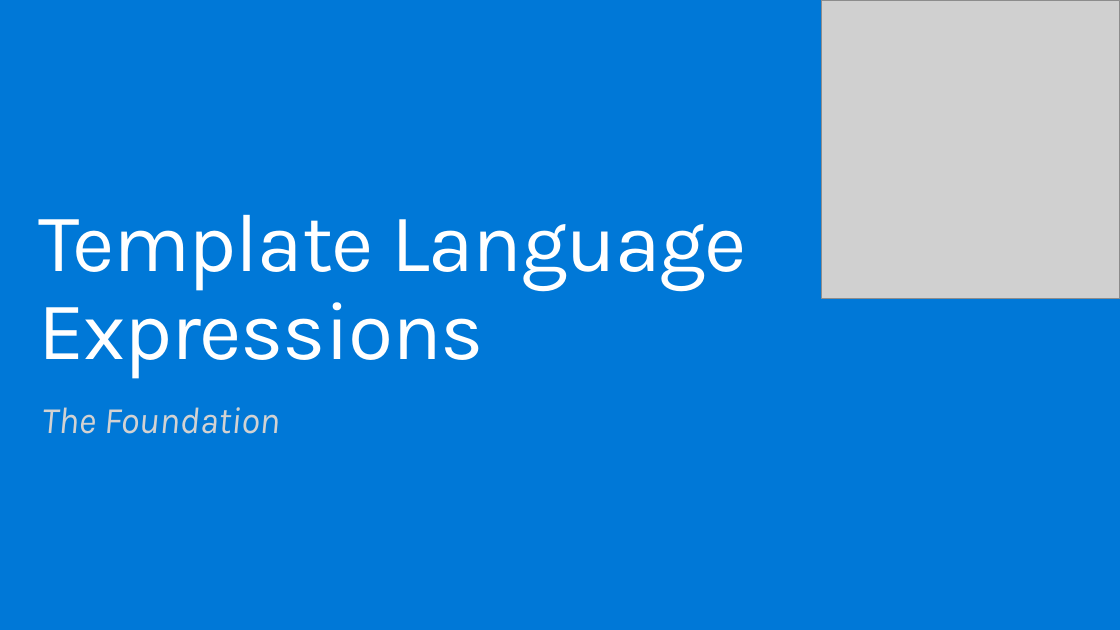
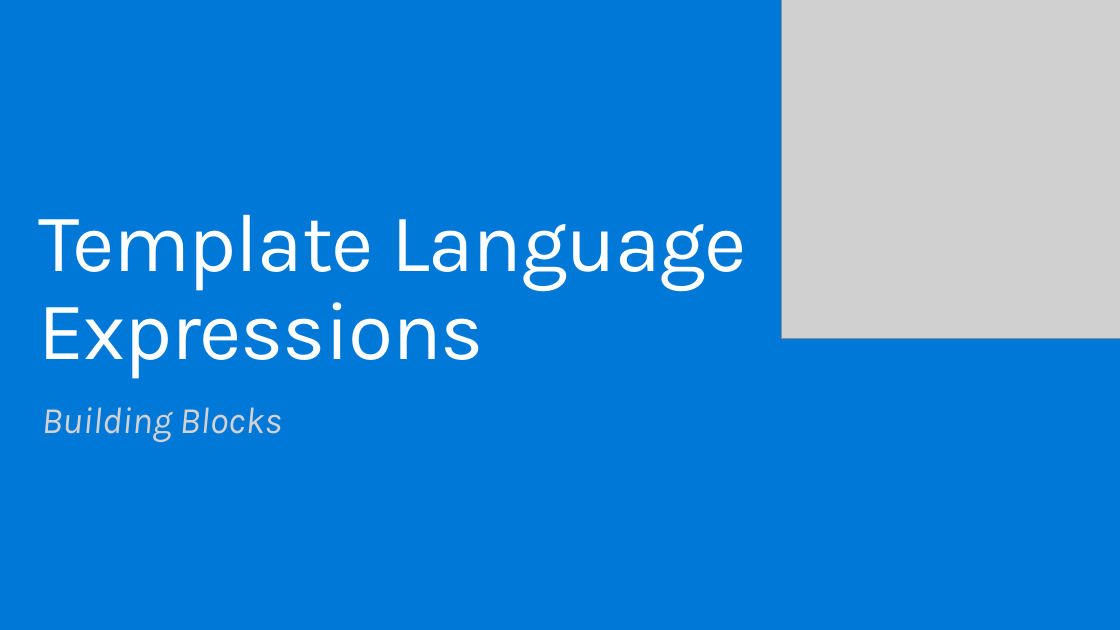
Before and after one commit to mcollier/StirTrek2016, a slide deck: slide 24 of Work on Your ARM Strength.pptx. Drawn at 1120x630 pixels with LibreOffice and Linux fonts; fonts in the diff are those of the drawing; grey boxes stand for pictures. Boxes give left, top, right and bottom in pixels: in the first picture for what was removed or moved away, otherwise in the second. Text is boxed around its words. In the diff, an @@ line names an element or a change of style, - is before the commit and + after.

```diff
--- a/Work on Your ARM Strength.pptx
+++ b/Work on Your ARM Strength.pptx
@@ picture resized from (x1=822, y1=0, x2=1120, y2=298) to (x1=781, y1=0, x2=1120, y2=339) @@
@@ text at (x1=42, y1=407, x2=282, y2=442): text changed @@
-The Foundation
+Building Blocks
```
Also in this commit, not shown: 11 other slides changed, 2 slides added, 2 other files.
